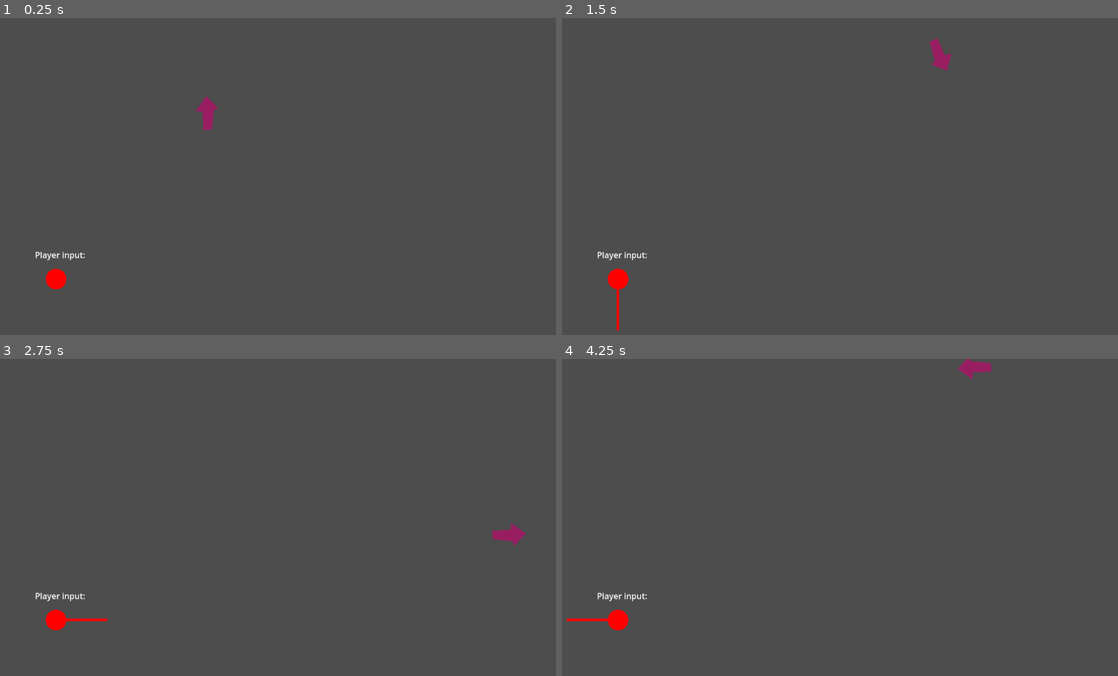
Above: before the commit, frames 1-4 (two rows, left to right).
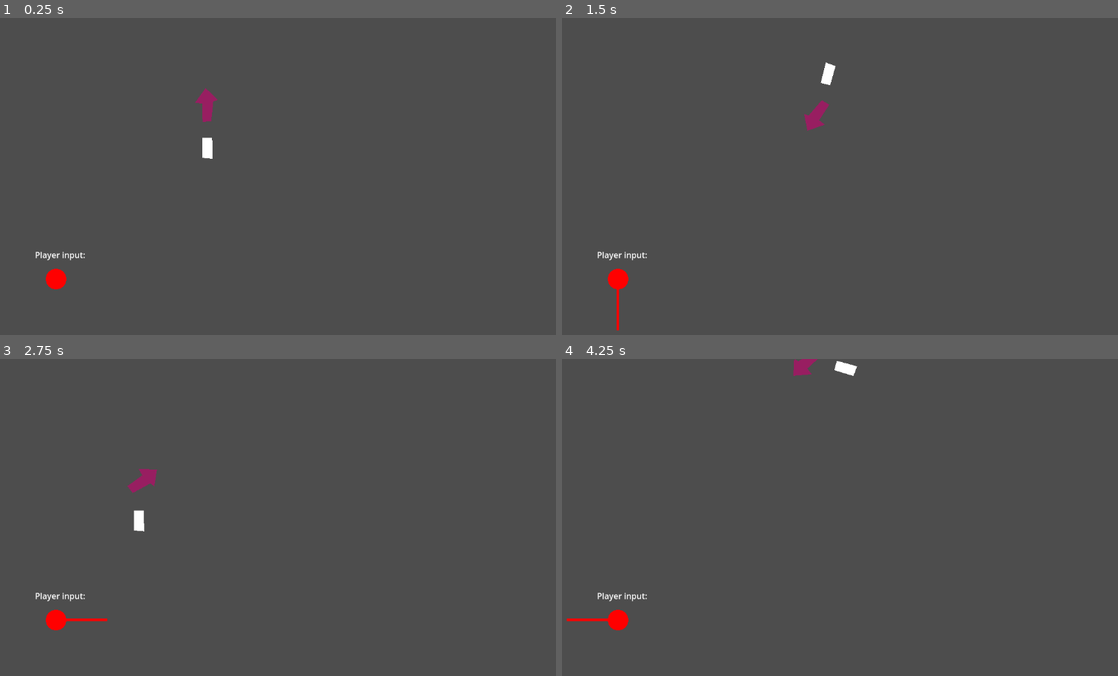
Above: after the commit, the same moments.

Repository: IwailerI/micro-jam-colors
Game: Godot game, scene res://levels/level/level.tscn
Two runs of this game, one before a commit and one after it. Both use one fixed random seed, a clock stepped at 60 frames per second and the inputs below.
Inputs:
- Up to frame 1 (0.25 s): no input
- Up to frame 2 (1.5 s): hold D (movement_right) 0.53-1.28 s; hold S (movement_down) from 1.28 s (still down)
- Up to frame 3 (2.75 s): release S (movement_down) at 2.03 s; hold D (movement_right) from 2.03 s (still down)
- Up to frame 4 (4.25 s): release D (movement_right) at 2.78 s; hold W (movement_up) 2.78-3.53 s; hold A (movement_left) from 3.53 s (still down)

The runs differ from the first frame. In frame 1, 0.3% of the frame differs, in the area x 35-40%, y 22-45%; in frame 2, 0.6%; in frame 3, 0.6%, in the area x 22-95%, y 34-60%; in frame 4, 0.5%.

Commit message:
ASDF

Diff:
--- a/levels/level/level.tscn
+++ b/levels/level/level.tscn
@@ -1,7 +1,8 @@
-[gd_scene load_steps=4 format=3 uid="uid://be41k6pgj28jm"]
+[gd_scene load_steps=5 format=3 uid="uid://be41k6pgj28jm"]
 
 [ext_resource type="Script" uid="uid://bpay4q0vfmdan" path="res://levels/player/player.gd" id="1_mmlqq"]
 [ext_resource type="Script" uid="uid://djgbuyq011gl2" path="res://levels/level/node_2d.gd" id="2_jww0w"]
+[ext_resource type="Script" uid="uid://duiscs32rtno2" path="res://levels/player/back_wheel.gd" id="3_k0d2v"]
 
 [sub_resource type="CircleShape2D" id="CircleShape2D_jww0w"]
 radius = 12.6632
@@ -11,15 +12,16 @@
 [node name="CharacterBody2D" type="CharacterBody2D" parent="."]
 position = Vector2(471.367, 282.131)
 script = ExtResource("1_mmlqq")
-rotation_speed = 6.0
+rotation_speed = 5.0
 ground_speed = 400.0
 
 [node name="Polygon2D" type="Polygon2D" parent="CharacterBody2D"]
-position = Vector2(2, 17)
+position = Vector2(0.632996, 0.868988)
 color = Color(0.598836, 0.120402, 0.382083, 1)
 polygon = PackedVector2Array(-9.36664, 19.8693, -10.3666, -16.1307, -24.3666, -17.1307, -3.36664, -46.1307, 20.6334, -23.1307, 11.6334, -20.1307, 7.63336, 18.8693)
 
 [node name="CollisionShape2D" type="CollisionShape2D" parent="CharacterBody2D"]
+position = Vector2(0.632996, -12.131)
 shape = SubResource("CircleShape2D_jww0w")
 
 [node name="Node2D" type="Node2D" parent="."]
@@ -32,3 +34,9 @@
 offset_right = 234.0
 offset_bottom = 474.0
 text = "Player input:"
+
+[node name="back_wheel" type="Polygon2D" parent="." node_paths=PackedStringArray("front_wheel")]
+position = Vector2(472, 353)
+polygon = PackedVector2Array(-9, -19, 10, -19, 10, 22, -10, 20)
+script = ExtResource("3_k0d2v")
+front_wheel = NodePath("../CharacterBody2D")
--- /dev/null
+++ b/levels/player/back_wheel.gd
@@ -0,0 +1,14 @@
+extends Polygon2D
+
+@export var front_wheel: Node2D = null
+
+var length: float
+
+func _ready():
+	length = (front_wheel.global_position - global_position).length()
+
+func _physics_process(delta: float) -> void:
+	var target_pos := front_wheel.global_position
+	var current_pos := global_position
+	global_position = target_pos + (current_pos - target_pos).normalized() * length
+	rotation = position.angle_to_point(target_pos) + PI * 0.5
--- a/levels/player/player.gd
+++ b/levels/player/player.gd
@@ -3,22 +3,36 @@
 @export var rotation_speed := PI
 @export var ground_speed := 200.0
 
-var direction: float = -PI * 0.5
+var direction: float = - PI * 0.5
 
 
 func _physics_process(delta: float) -> void:
-    var inp := Input.get_vector("movement_left", "movement_right", "movement_up", "movement_down")
-    var wanted_angle := 0.0
-    if inp.is_zero_approx():
-        wanted_angle = direction
-    else:
-        wanted_angle = inp.angle()
 
-    direction = rotate_toward(direction, wanted_angle, rotation_speed * delta)
-    # prints(direction, wanted_angle)
+	# # VALERA STYLE
+	# var inp := Input.get_vector("movement_left", "movement_right", "movement_up", "movement_down")
+	# var wanted_angle := 0.0
+	# if inp.is_zero_approx():
+	# 	wanted_angle = direction
+	# else:
+	# 	wanted_angle = inp.angle()
 
-    $Polygon2D.rotation = direction + PI * 0.5
+	# direction = rotate_toward(direction, wanted_angle, rotation_speed * delta)
+	# # prints(direction, wanted_angle)
 
-    var col := move_and_collide(Vector2.from_angle(direction) * ground_speed * delta)
-    if col != null:
-        print("collision")
+	# $Polygon2D.rotation = direction + PI * 0.5
+
+	# ZHIZHOID STYLE
+	var input_angle_change := 0.0
+	if Input.is_action_pressed("movement_left"):
+		input_angle_change -= 1.0
+
+	if Input.is_action_pressed("movement_right"):
+		input_angle_change += 1.0
+
+	direction += input_angle_change * rotation_speed * delta
+	$Polygon2D.rotation = direction + PI * 0.5
+
+
+	var col := move_and_collide(Vector2.from_angle(direction) * ground_speed * delta)
+	if col != null:
+		print("collision")
Not shown, added: levels/player/back_wheel.gd.uid
